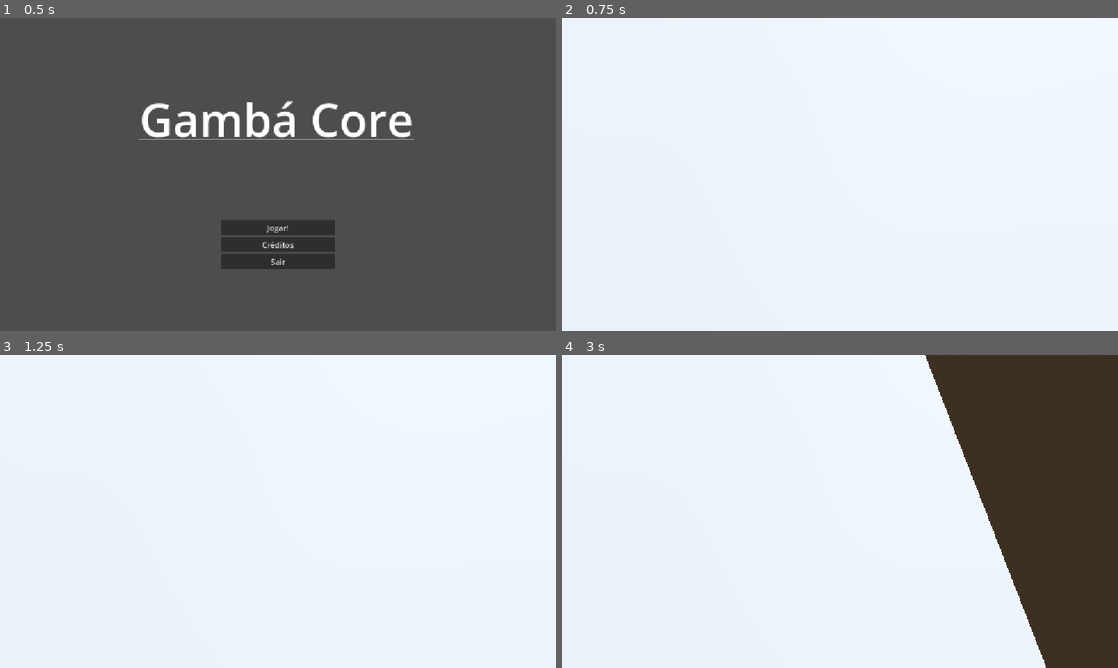
Above: before the commit, frames 1-4 (two rows, left to right).
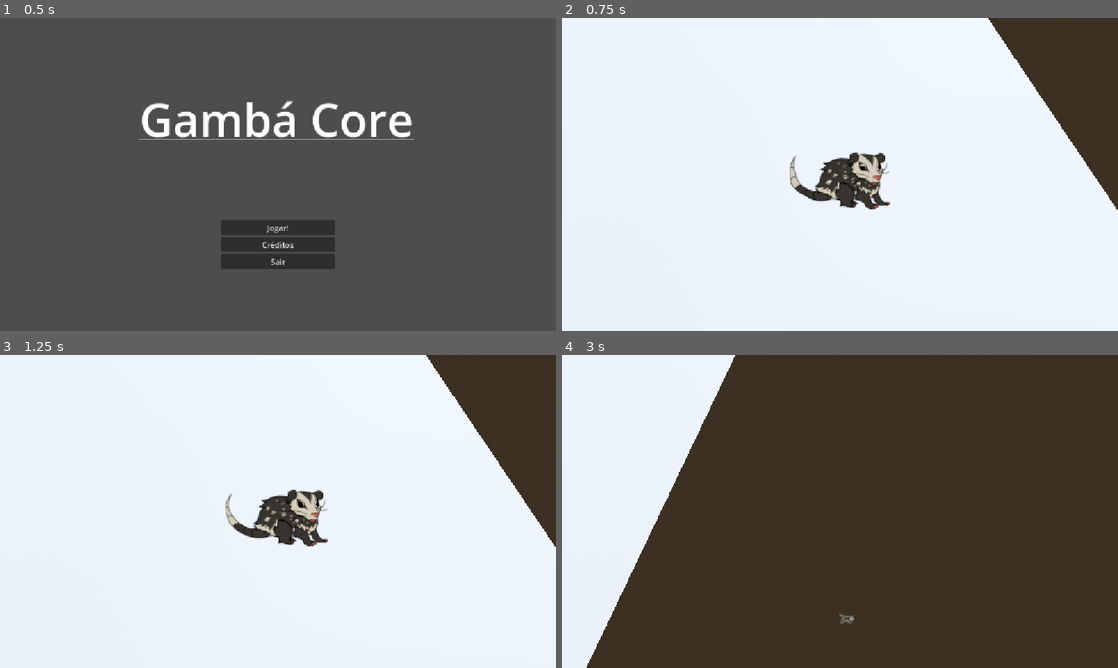
Above: after the commit, the same moments.

Repository: sam-cavalheiro/felpojam-2026
Game: Godot game, scene res://Nodes/Scenes/title_menu_scene.tscn
The game is run twice, just before and just after one commit, with the same random seed, the same clock (stepped at 60 frames per second) and the same inputs.
Inputs:
- Up to frame 1 (0.5 s): no input
- Up to frame 2 (0.75 s): click "Jogar!" at 0.5 s
- Up to frame 3 (1.25 s): no input
- Up to frame 4 (3 s): tap Enter (ui_accept) at 1.25, 1.52, 2.27 s; hold Right (move_right) 1.28-2.03 s; hold Down (move_down) 2.03-2.78 s; hold Right (move_right) from 2.78 s (still down)

Frame 1 is identical in both runs. In frame 2, 9.2% of the frame differs, in the area x 41-100%, y 0-62%; in frame 3, 9.2%; in frame 4, 58%, in the area x 4-87%, y 0-100%.

Commit message:
Renomeia arquivo da cena de testes

Diff:
--- a/Nodes/Scenes/game_test.tscn
+++ b/Nodes/Scenes/game_test_scene.tscn
@@ -3,6 +3,8 @@
 [ext_resource type="PackedScene" uid="uid://dwgu8taso2e0w" path="res://Nodes/camera_follower.tscn" id="1_5trqm"]
 [ext_resource type="PackedScene" uid="uid://bd8ef6jr5wmvs" path="res://Nodes/player.tscn" id="1_m516x"]
 [ext_resource type="PackedScene" uid="uid://76py7bgdj0nb" path="res://Nodes/pause_menu.tscn" id="1_u8xdv"]
+[ext_resource type="Texture2D" uid="uid://bualoxgeg7lup" path="res://Images/arvore.png" id="4_vfq78"]
+[ext_resource type="Texture2D" uid="uid://8ganr4tg5r75" path="res://Images/Arvore-tipo-2.png" id="5_ppsma"]
 
 [sub_resource type="ProceduralSkyMaterial" id="ProceduralSkyMaterial_ue6s0"]
 sky_horizon_color = Color(0.66224277, 0.6717428, 0.6867428, 1)
@@ -44,7 +46,18 @@
 shape = SubResource("BoxShape3D_ue6s0")
 
 [node name="CameraFollower" parent="." unique_id=444914822 node_paths=PackedStringArray("follow_object") instance=ExtResource("1_5trqm")]
+transform = Transform3D(1, 0, 0, 0, 1, 0, 0, 0, 1, 1.673, -0.048561037, 0.21351552)
 follow_object = NodePath("../Player")
 
 [node name="Player" parent="." unique_id=1625356180 instance=ExtResource("1_m516x")]
-transform = Transform3D(1, 0, 0, 0, 1, 0, 0, 0, 1, 0, 0.19491106, 0)
+transform = Transform3D(0.04069717, 0, 0, 0, 0.04069717, 0, 0, 0, 0.04069717, 1.673, 0.09843896, 0.21351552)
+
+[node name="Sprite3D" type="Sprite3D" parent="." unique_id=331097311]
+transform = Transform3D(0.115716964, 0, 0, 0, 0.115716964, 0, 0, 0, 0.115716964, -1.510849, 0.43728137, 0)
+billboard = 1
+texture = ExtResource("4_vfq78")
+
+[node name="Sprite3D2" type="Sprite3D" parent="." unique_id=1299404394]
+transform = Transform3D(0.111, 0, 0, 0, 0.111, 0, 0, 0, 0.111, 2.2157753, 0.4613825, 0)
+billboard = 1
+texture = ExtResource("5_ppsma")
